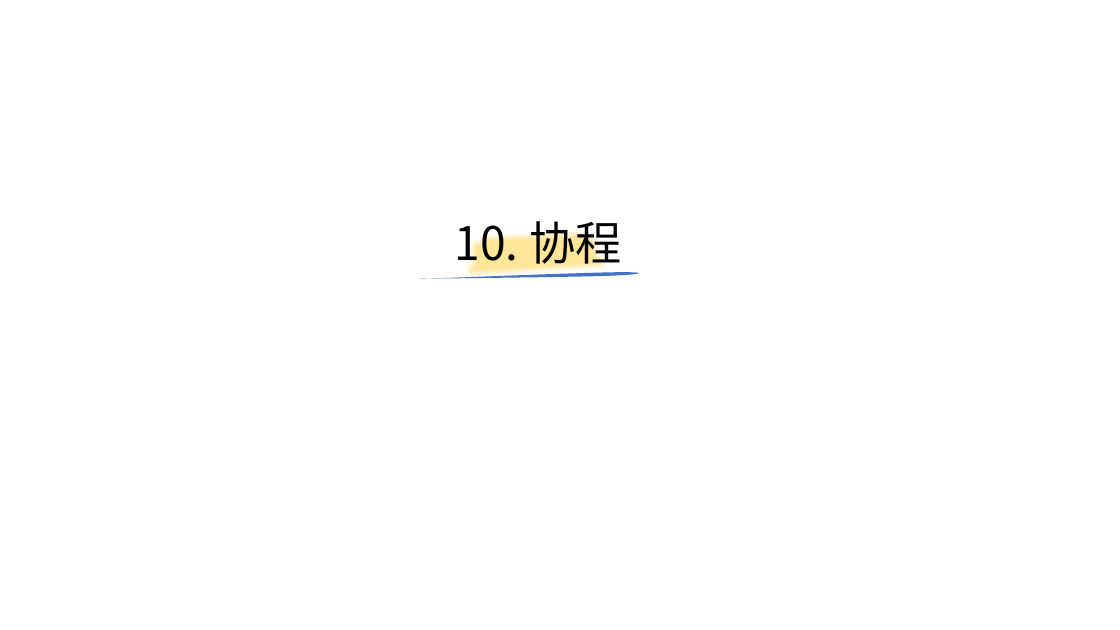
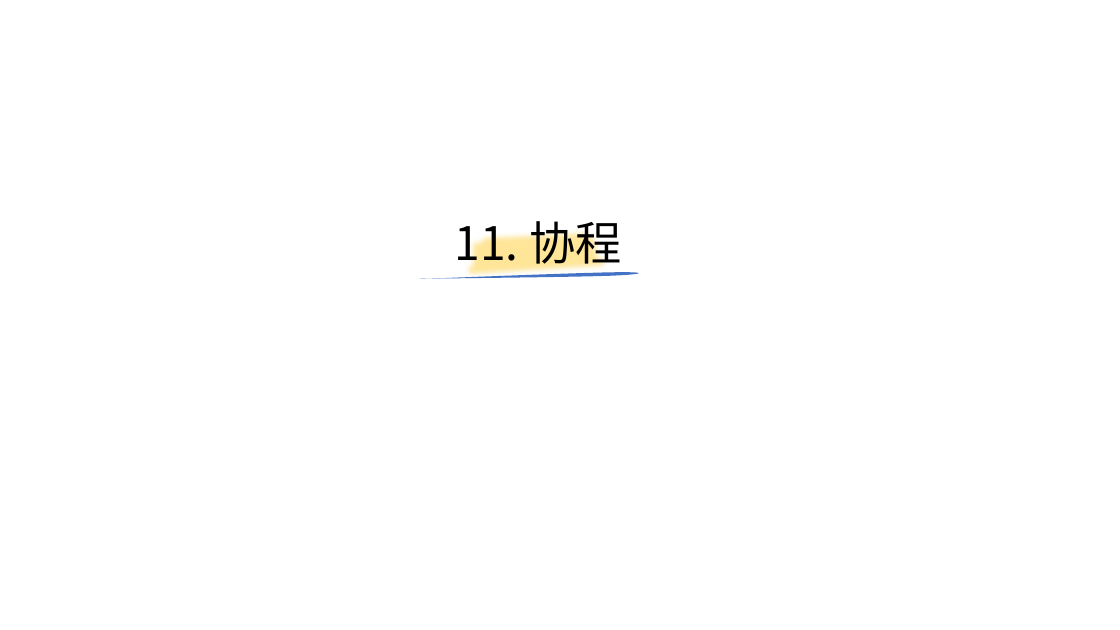
Before and after one commit to yiwenliu/CorePython, a slide deck: slide 106 of PPT/CorePython.pptx. Drawn at 1120x630 pixels with LibreOffice and Linux fonts; fonts in the diff are those of the drawing. Boxes give left, top, right and bottom in pixels: in the first picture for what was removed or moved away, otherwise in the second. Text is boxed around its words. In the diff, an @@ line names an element or a change of style, - is before the commit and + after.

```diff
--- a/PPT/CorePython.pptx
+++ b/PPT/CorePython.pptx
@@ title at [455, 213, 621, 272]: text changed @@
-10. 协程
+11. 协程
```
Also in this commit, not shown: 23 other slides changed, 5 slides added, 5 slides removed, 12 other files.
